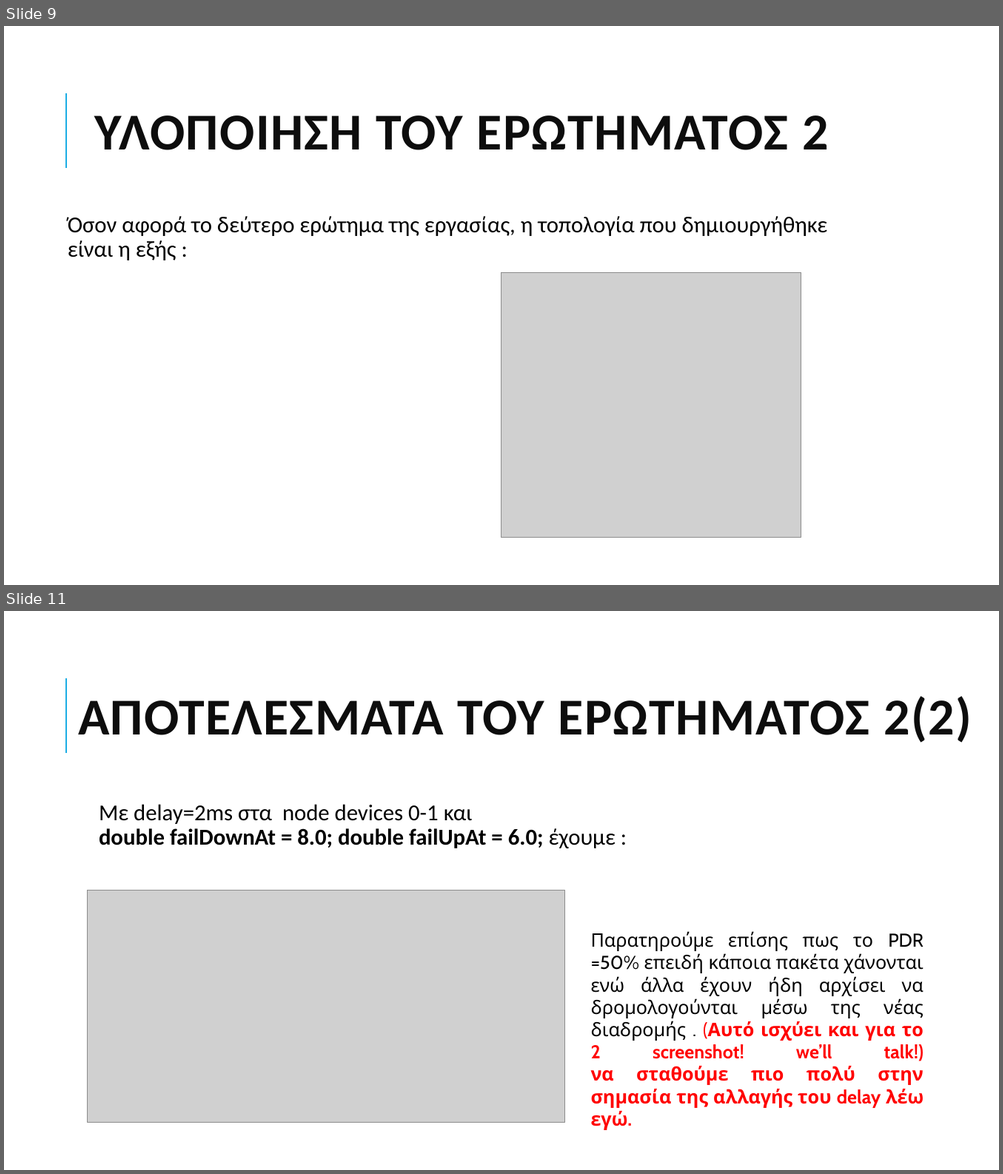
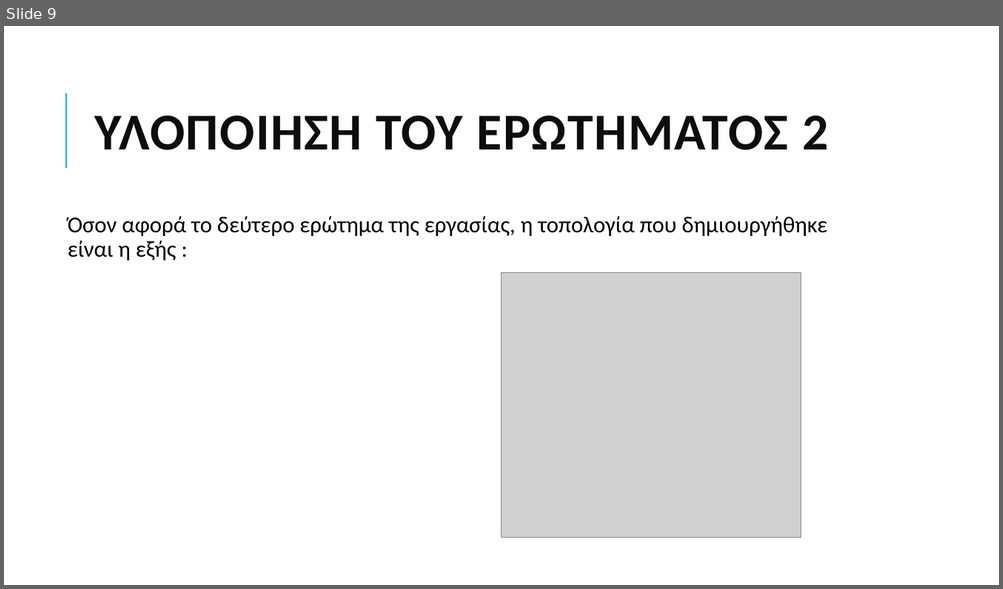
Before and after one commit to grgmyl/Ns3Project, a slide deck: Presentations/Ns-3_presentation_F.pptx. Shown one above the other, each under a label of ours: slides 9 and 11 before the commit, slide 9 after it; the slides between them are not shown. The pictures are 1003x1174 and 1003x589 pixels, drawn with LibreOffice and Linux fonts; fonts in the diff are those of the drawing; grey boxes stand for pictures. Boxes give left, top, right and bottom in pixels: in the first picture for what was removed or moved away, otherwise in the second. Text is boxed around its words. In the diff, an @@ line names an element or a change of style, - is before the commit and + after.

```diff
--- a/Presentations/Ns-3_presentation_F.pptx
+++ b/Presentations/Ns-3_presentation_F.pptx
@@ slide 11 removed at (4, 611, 999, 1170), background #FFFFFF; not listed: 1 template element that a slide beside it also shows @@
@@ title removed at (78, 696, 971, 743) @@
-ΑΠΟΤΕΛΕΣΜΑΤΑ ΤΟΥ ΕΡΩΤΗΜΑΤΟΣ 2(2)
@@ text removed at (99, 804, 616, 849) @@
-  Με delay=2ms στα node devices 0-1 και
-  double failDownAt = 8.0; double failUpAt = 6.0; έχουμε :
@@ picture removed at (88, 891, 565, 1123) @@
@@ text removed at (591, 931, 923, 1130) @@
-Παρατηρούμε επίσης πως το PDR =50% επειδή κάποια πακέτα χάνονται ενώ άλλα έχουν ήδη αρχίσει να δρομολογούνται μέσω της νέας διαδρομής . (Αυτό ισχύει και για το 2 screenshot! we’ll talk!)
-να σταθούμε πιο πολύ στην σημασία της αλλαγής του delay λέω εγώ.
```
Also in this commit, not shown: 5 slides changed, 1 slide added, 1 other slide removed.
